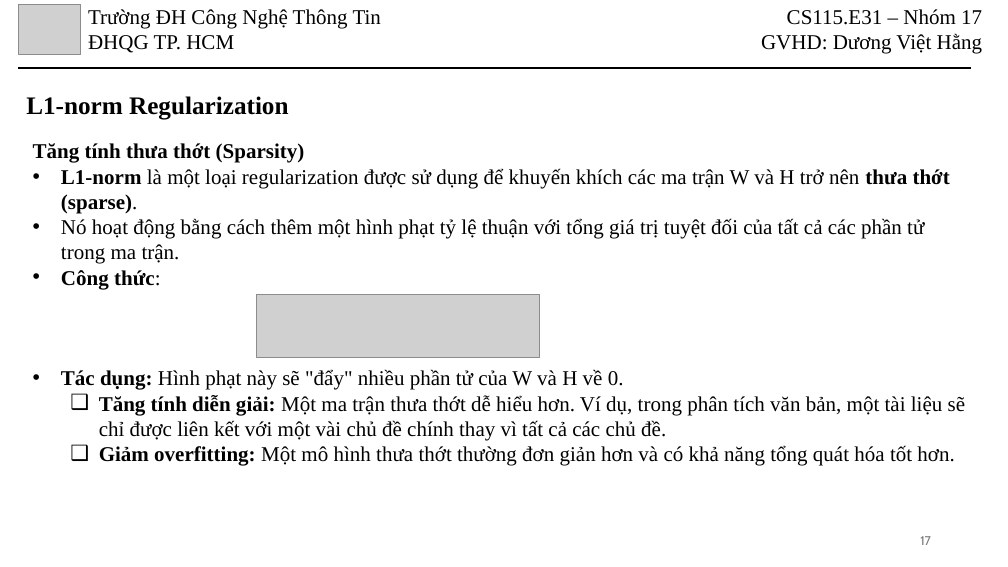
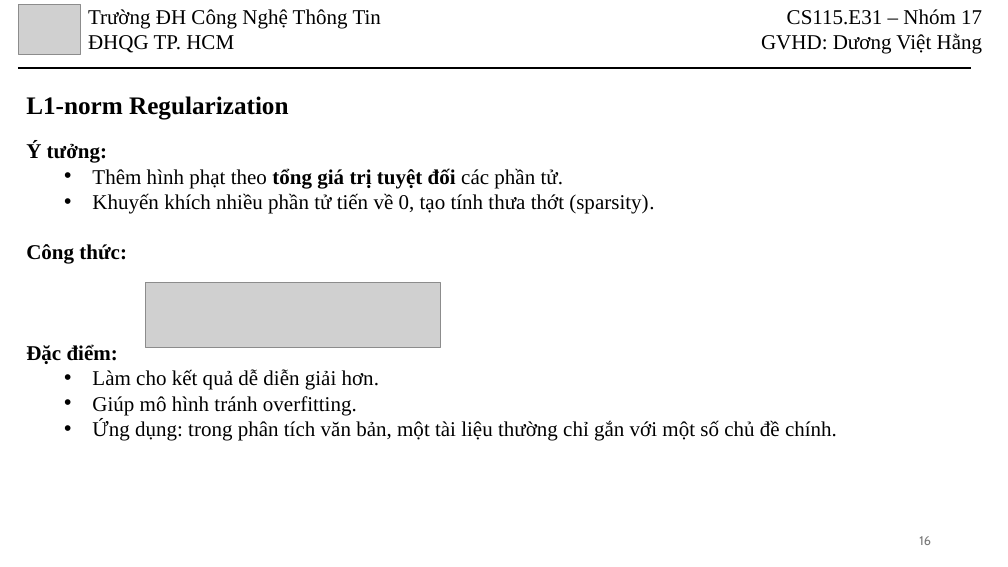
Before and after one commit to HoanHang/AI-UIT, a slide deck: slide 16 of Toan_KHMT/BaoCao/CS115-Nhom17-NMF.pptx (slide 17 before the commit). Drawn at 1008x567 pixels with LibreOffice and Linux fonts; fonts in the diff are those of the drawing; grey boxes stand for pictures. Boxes give left, top, right and bottom in pixels: in the first picture for what was removed or moved away, otherwise in the second. Text is boxed around its words. In the diff, an @@ line names an element or a change of style, - is before the commit and + after.

```diff
--- a/Toan_KHMT/BaoCao/CS115-Nhom17-NMF.pptx
+++ b/Toan_KHMT/BaoCao/CS115-Nhom17-NMF.pptx
@@ text at [26, 142, 654, 214]: text changed @@
-Tăng tính thưa thớt (Sparsity)
-• L1-norm là một loại regularization được sử dụng để khuyến khích các ma trận W và H trở nên thưa thớt (sparse).
-• Nó hoạt động bằng cách thêm một hình phạt tỷ lệ thuận với tổng giá trị tuyệt đối của tất cả các phần tử trong ma trận.
+Ý tưởng:
+  • Thêm hình phạt theo tổng giá trị tuyệt đối các phần tử.
+  • Khuyến khích nhiều phần tử tiến về 0, tạo tính thưa thớt (sparsity).
@@ text at [26, 244, 127, 264]: bold on in "thức:"; bullet • to none @@
@@ picture: place and size @@
-picture at [256, 295, 540, 358]
+picture at [145, 282, 440, 347]
@@ text at [26, 344, 837, 441]: text changed @@
-• Tác dụng: Hình phạt này sẽ "đẩy" nhiều phần tử của W và H về 0.
-  ❑ Tăng tính diễn giải: Một ma trận thưa thớt dễ hiểu hơn. Ví dụ, trong phân tích văn bản, một tài liệu sẽ chỉ được liên kết với một vài chủ đề chính thay vì tất cả các chủ đề.
-  ❑ Giảm overfitting: Một mô hình thưa thớt thường đơn giản hơn và có khả năng tổng quát hóa tốt hơn.
+Đặc điểm:
+  • Làm cho kết quả dễ diễn giải hơn.
+  • Giúp mô hình tránh overfitting.
+  • Ứng dụng: trong phân tích văn bản, một tài liệu thường chỉ gắn với một số chủ đề chính.
@@ page number at [919, 536, 931, 545]: text changed @@
-17
+16
```
Also in this commit, not shown: 22 other slides changed, 2 slides removed.
